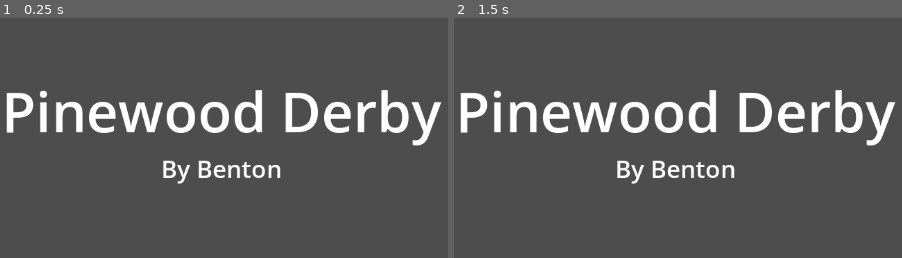
Above: before the commit, frames 1-2 (left to right).
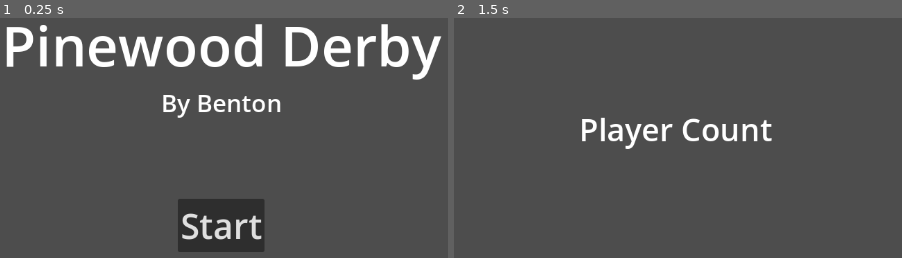
Above: after the commit, the same moments.

Repository: MrBreadFace2636/Pinewood-derby-game
Game: Godot game, scene res://Scenes/Splash/Splash.tscn
The game is run twice, just before and just after one commit, with the same random seed, the same clock (stepped at 60 frames per second) and the same inputs.
Inputs (mouse positions are in pixels of both pictures, inside the frame that each line leads up to):
- Up to frame 1 (0.25 s): no input
- Up to frame 2 (1.5 s): click (673, 224) at 0.5 s, where only the run after the commit has a clickable "Start"; tap Enter at 1.25 s

The runs differ from the first frame. In frame 1, 18% of the frame differs, in the area x 1-99%, y 2-98%; in frame 2, 8.3%.

Commit message:
add transition from splash scene to player count scene

Diff:
--- /dev/null
+++ b/Scenes/PlayerCount/PlayerCount.tscn
@@ -0,0 +1,21 @@
+[gd_scene format=3 uid="uid://b3lij8bk1hi64"]
+
+[node name="PlayerCount" type="CanvasLayer"]
+
+[node name="CenterContainer" type="CenterContainer" parent="."]
+anchors_preset = 15
+anchor_right = 1.0
+anchor_bottom = 1.0
+grow_horizontal = 2
+grow_vertical = 2
+
+[node name="VBoxContainer" type="VBoxContainer" parent="CenterContainer"]
+layout_mode = 2
+
+[node name="CenterContainer" type="CenterContainer" parent="CenterContainer/VBoxContainer"]
+layout_mode = 2
+
+[node name="Label" type="Label" parent="CenterContainer/VBoxContainer/CenterContainer"]
+layout_mode = 2
+theme_override_font_sizes/font_size = 45
+text = "Player Count"
--- /dev/null
+++ b/Scenes/Splash/Splash.gd
@@ -0,0 +1,17 @@
+extends CanvasLayer
+
+var play_count_scene = preload("res://Scenes/PlayerCount/PlayerCount.tscn")
+
+# Called when the node enters the scene tree for the first time.
+func _ready():
+	pass # Replace with function body.
+
+
+# Called every frame. 'delta' is the elapsed time since the previous frame.
+func _process(delta):
+	pass
+
+
+func _on_button_pressed():
+	var tree = get_tree()
+	tree.change_scene_to_packed(play_count_scene)
--- a/Scenes/Splash/Splash.tscn
+++ b/Scenes/Splash/Splash.tscn
@@ -1,6 +1,15 @@
-[gd_scene format=3 uid="uid://uo5k8wvhtu4"]
+[gd_scene load_steps=4 format=3 uid="uid://uo5k8wvhtu4"]
+
+[ext_resource type="Script" path="res://Scenes/Splash/Splash.gd" id="1_2sx8b"]
+
+[sub_resource type="InputEventAction" id="InputEventAction_imvbl"]
+action = &"game_continue"
+
+[sub_resource type="Shortcut" id="Shortcut_ntbb8"]
+events = [SubResource("InputEventAction_imvbl")]
 
 [node name="Splash" type="CanvasLayer"]
+script = ExtResource("1_2sx8b")
 
 [node name="CenterContainer" type="CenterContainer" parent="."]
 anchors_preset = 15
@@ -27,3 +36,18 @@
 layout_mode = 2
 theme_override_font_sizes/font_size = 35
 text = "By Benton"
+
+[node name="CenterContainer3" type="CenterContainer" parent="CenterContainer/VBoxContainer"]
+layout_mode = 2
+
+[node name="MarginContainer" type="MarginContainer" parent="CenterContainer/VBoxContainer/CenterContainer3"]
+layout_mode = 2
+theme_override_constants/margin_top = 110
+
+[node name="Button" type="Button" parent="CenterContainer/VBoxContainer/CenterContainer3/MarginContainer"]
+layout_mode = 2
+theme_override_font_sizes/font_size = 50
+shortcut = SubResource("Shortcut_ntbb8")
+text = "Start"
+
+[connection signal="pressed" from="CenterContainer/VBoxContainer/CenterContainer3/MarginContainer/Button" to="." method="_on_button_pressed"]
--- a/project.godot
+++ b/project.godot
@@ -15,6 +15,15 @@
 config/features=PackedStringArray("4.2", "GL Compatibility")
 config/icon="res://icon.svg"
 
+[input]
+
+game_continue={
+"deadzone": 0.5,
+"events": [Object(InputEventKey,"resource_local_to_scene":false,"resource_name":"","device":-1,"window_id":0,"alt_pressed":false,"shift_pressed":false,"ctrl_pressed":false,"meta_pressed":false,"pressed":false,"keycode":0,"physical_keycode":32,"key_label":0,"unicode":32,"echo":false,"script":null)
+, Object(InputEventKey,"resource_local_to_scene":false,"resource_name":"","device":-1,"window_id":0,"alt_pressed":false,"shift_pressed":false,"ctrl_pressed":false,"meta_pressed":false,"pressed":false,"keycode":0,"physical_keycode":4194309,"key_label":0,"unicode":0,"echo":false,"script":null)
+]
+}
+
 [layer_names]
 
 2d_physics/layer_1="Track"
